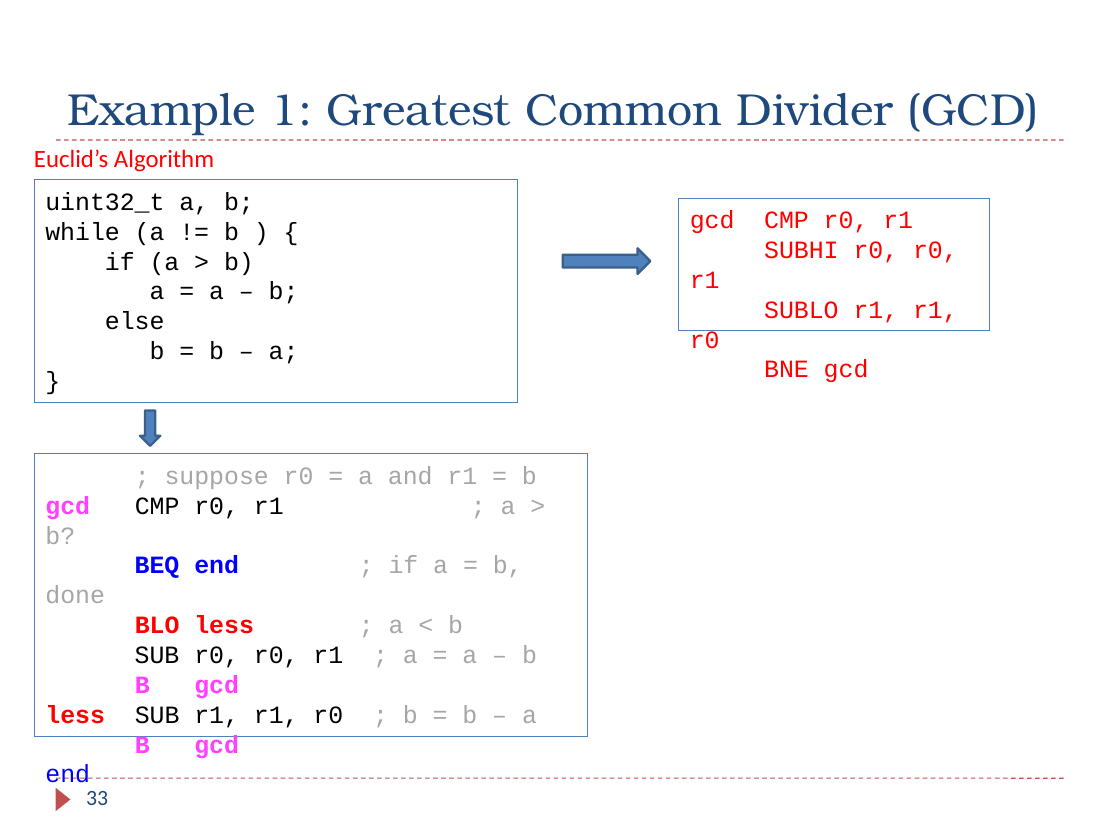
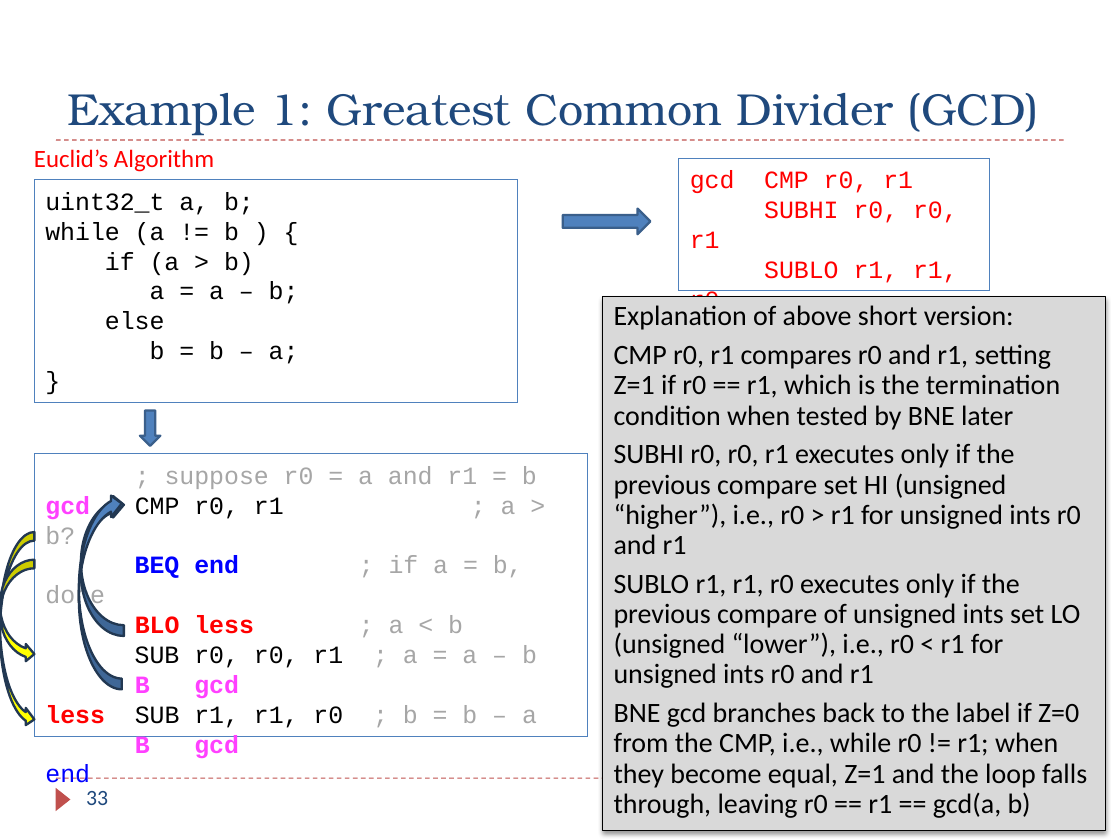
Before and after one commit to guhofstra/CSC111Fa25, a slide deck: slide 33 of PPTs/bak/Textbook Lecture_Slides_V3/Chapter_06_ARM_Flow_Control.pptx. Drawn at 1120x840 pixels with LibreOffice and Linux fonts; fonts in the diff are those of the drawing. Boxes give left, top, right and bottom in pixels: in the first picture for what was removed or moved away, otherwise in the second. Text is boxed around its words. In the diff, an @@ line names an element or a change of style, - is before the commit and + after.

```diff
--- a/PPTs/bak/Textbook Lecture_Slides_V3/Chapter_06_ARM_Flow_Control.pptx
+++ b/PPTs/bak/Textbook Lecture_Slides_V3/Chapter_06_ARM_Flow_Control.pptx
@@ rectangle "gcd CMP r0, r1": place and size @@
-rectangle "gcd CMP r0, r1" at [679,198,990,330]
+rectangle "gcd CMP r0, r1" at [679,159,990,291]
@@ right arrow: place and size @@
-right arrow at [562,249,650,274]
+right arrow at [562,208,650,234]
@@ rectangle added at [603,297,1105,831], fill #D9D9D9, outline #000000 0.75 pt, 18 pt, text #000000 @@
+Explanation of above short version:
+CMP r0, r1 compares r0 and r1, setting Z=1 if r0 == r1, which is the termination condition when tested by BNE later
+SUBHI r0, r0, r1 executes only if the previous compare set HI (unsigned “higher”), i.e., r0 > r1 for unsigned ints r0 and r1
+SUBLO r1, r1, r0 executes only if the previous compare of unsigned ints set LO (unsigned “lower”), i.e., r0 < r1 for unsigned ints r0 and r1
+BNE gcd branches back to the label if Z=0 from the CMP, i.e., while r0 != r1; when they become equal, Z=1 and the loop falls through, leaving r0 == r1 == gcd(a, b)
@@ curved right arrow added at [78,493,121,690], fill #4F81BD, outline #233953 1.5 pt @@
@@ curved right arrow added at [81,494,123,636], fill #4F81BD, outline #233953 1.5 pt @@
@@ curved right arrow added at [0,532,35,728], fill #FFFF00, outline #233953 1.5 pt @@
@@ curved right arrow added at [0,560,35,663], fill #FFFF00, outline #233953 1.5 pt @@
```
Also in this commit, not shown: 19 other slides changed, 1 slide added, 3 slides removed, 44 other files.
